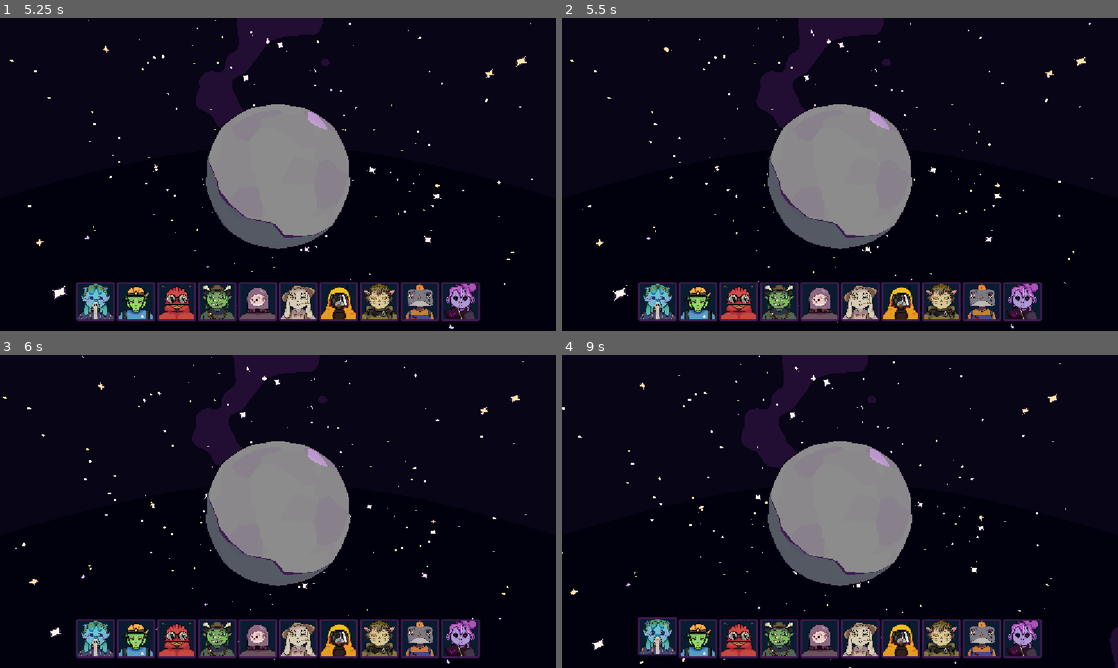
Above: before the commit, frames 1-4 (two rows, left to right).
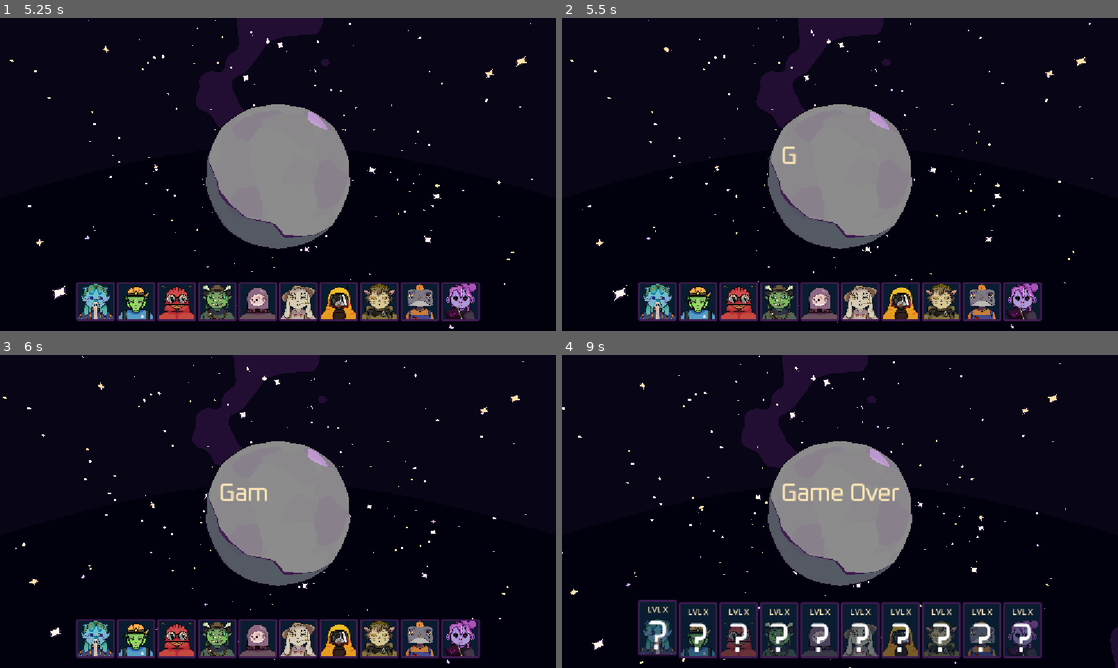
Above: after the commit, the same moments.

Repository: thepunkoff/alienshift
Game: Godot game, scene res://scenes/game.tscn
Two runs of this game, one before a commit and one after it. Both use one fixed random seed, a clock stepped at 60 frames per second and the inputs below.
Inputs (mouse positions are in pixels of both pictures, inside the frame that each line leads up to):
- Up to frame 1 (5.25 s): click "1" at 0.5 s; click (278, 177) at 1.25 s, where only the run after the commit has a clickable "Try again?"; click (278, 177) at 2 s, where only the run after the commit has a clickable "Try again?"; click (278, 177) at 2.75 s, where only the run after the commit has a clickable "Try again?"; click "1" at 3.5 s; click "1" at 4.25 s; tap Enter at 5 s; move the mouse to (400, 158) at 5.02 s; tap Space at 5.1 s
- Up to frame 2 (5.5 s): tap Space at 5.27 s
- Up to frame 3 (6 s): tap Space at 5.57, 5.85 s; move the mouse to (166, 527) at 5.77 s
- Up to frame 4 (9 s): tap Space at 6.02, 6.32, 6.6 s; move the mouse to (895, 442) at 6.52 s; click (656, 639) at 7.25 s, where only the run after the commit has a clickable "?"; click (656, 636) at 8 s, where only the run after the commit has a clickable "?"; click (656, 636) at 8.75 s, where only the run after the commit has a clickable "?"

Frame 1 is identical in both runs. In frame 2, less than 0.1% of the frame differs, in the area x 39-43%, y 41-47%; in frame 3, 0.2%; in frame 4, 8.5%, in the area x 13-87%, y 41-97%.

Commit message:
update

Diff:
--- a/scenes/game.tscn
+++ b/scenes/game.tscn
@@ -156,6 +156,9 @@
 background_mode = 2
 sky = SubResource("Sky_u5sy4")
 
+[sub_resource type="Theme" id="Theme_1kice"]
+Button/colors/font_color = Color(0.8, 0.7764706, 0.58431375, 1)
+
 [node name="Game" type="Node" unique_id=1463540394]
 script = ExtResource("1_uwrxv")
 
@@ -270,10 +273,10 @@
 anchor_top = 0.5
 anchor_right = 0.5
 anchor_bottom = 0.5
-offset_left = -20.0
-offset_top = -11.5
-offset_right = 20.0
-offset_bottom = 11.5
+offset_left = -122.5
+offset_top = -62.0
+offset_right = 122.5
+offset_bottom = -12.0
 grow_horizontal = 2
 grow_vertical = 2
 theme_override_colors/font_color = Color(1, 0.90588236, 0.70980394, 1)
@@ -282,7 +285,20 @@
 theme_override_fonts/font = ExtResource("19_264po")
 theme_override_font_sizes/font_size = 49
 text = "Game Over"
-visible_characters = 0
-visible_ratio = 0.0
+
+[node name="TryAgainButton" type="Button" parent="CanvasLayer" unique_id=281272413]
+anchors_preset = 8
+anchor_left = 0.5
+anchor_top = 0.5
+anchor_right = 0.5
+anchor_bottom = 0.5
+offset_left = -48.0
+offset_top = -12.5
+offset_right = 48.0
+offset_bottom = 21.0
+grow_horizontal = 2
+grow_vertical = 2
+theme = SubResource("Theme_1kice")
+text = "Try again?"
 
 [editable path="planet2"]
--- a/scenes/ships/ship_summon.tscn
+++ b/scenes/ships/ship_summon.tscn
@@ -82,7 +82,7 @@
 mix_mode = 1
 
 [sub_resource type="AnimationNodeBlendTree" id="AnimationNodeBlendTree_3mar0"]
-graph_offset = Vector2(-770.6765, -28.83879)
+graph_offset = Vector2(-793.85547, -13.75)
 nodes/Animation/node = SubResource("AnimationNodeAnimation_3njwo")
 nodes/Animation/position = Vector2(-460, 40)
 "nodes/Animation 2/node" = SubResource("AnimationNodeAnimation_1up5q")
--- a/scripts/game.gd
+++ b/scripts/game.gd
@@ -2,6 +2,7 @@
 
 @onready var _buttons_parent: Node = $CanvasLayer/HBoxContainer
 @onready var _game_over_label: Label = $CanvasLayer/GameOverLabel
+@onready var _try_again_button: Button = $CanvasLayer/TryAgainButton
 @onready var _entities: Array[Node] = get_tree().get_nodes_in_group("entity")
 
 @onready var _planet_core_button: EntityButton = $CanvasLayer/HBoxContainer/Core
@@ -20,11 +21,13 @@
 	_planet_core_button.pressed.connect(planet_core, CONNECT_ONE_SHOT)
 	_fossils_button.pressed.connect(fossils, CONNECT_ONE_SHOT)
 	_landscape_button.pressed.connect(landscape, CONNECT_ONE_SHOT)
+	_game_over_label.visible_ratio = 0
+	_try_again_button.self_modulate.a = 0
 
 
-# func _input(event: InputEvent) -> void:
-# 	if event is InputEventKey and event.keycode == KEY_SPACE and event.pressed == true:
-# 		_end_game()
+func _input(event: InputEvent) -> void:
+	if event is InputEventKey and event.keycode == KEY_SPACE and event.pressed == true:
+		_end_game()
 
 
 func planet_core():
